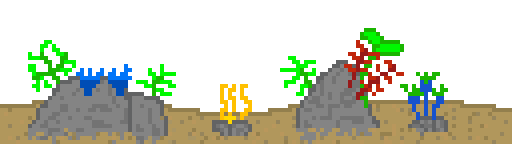
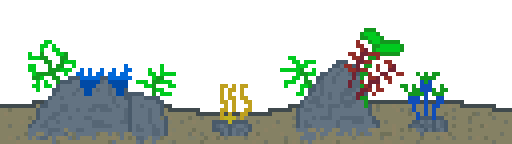
Before/after of a (512, 144) layered artwork. What changed in the layer stack:
renamed "Layer 1" to "Layer 4", moved it above "Layer 3", painted on it over [0, 28, 512, 144]
painted on "Layer 3" over [0, 100, 512, 144]
